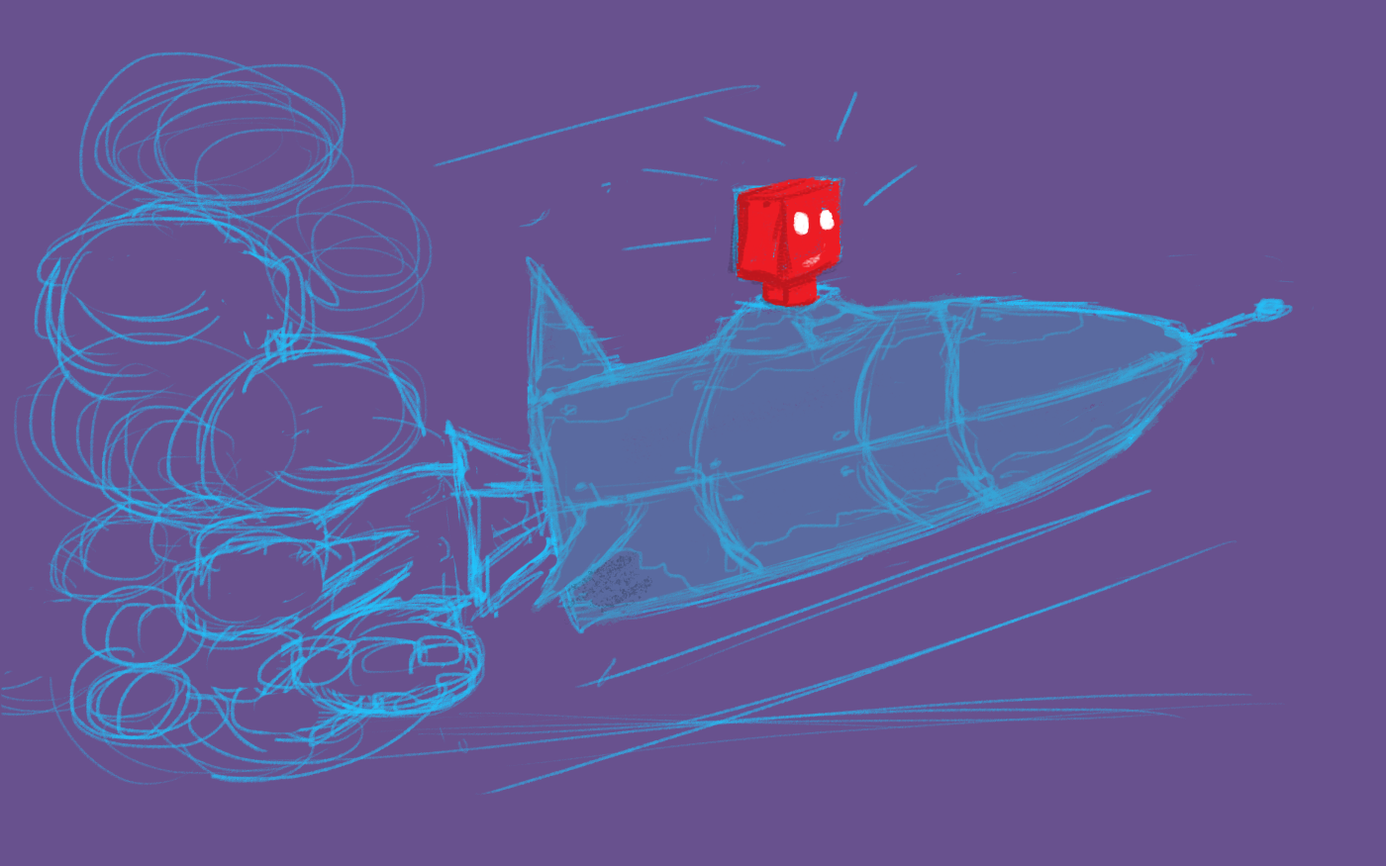
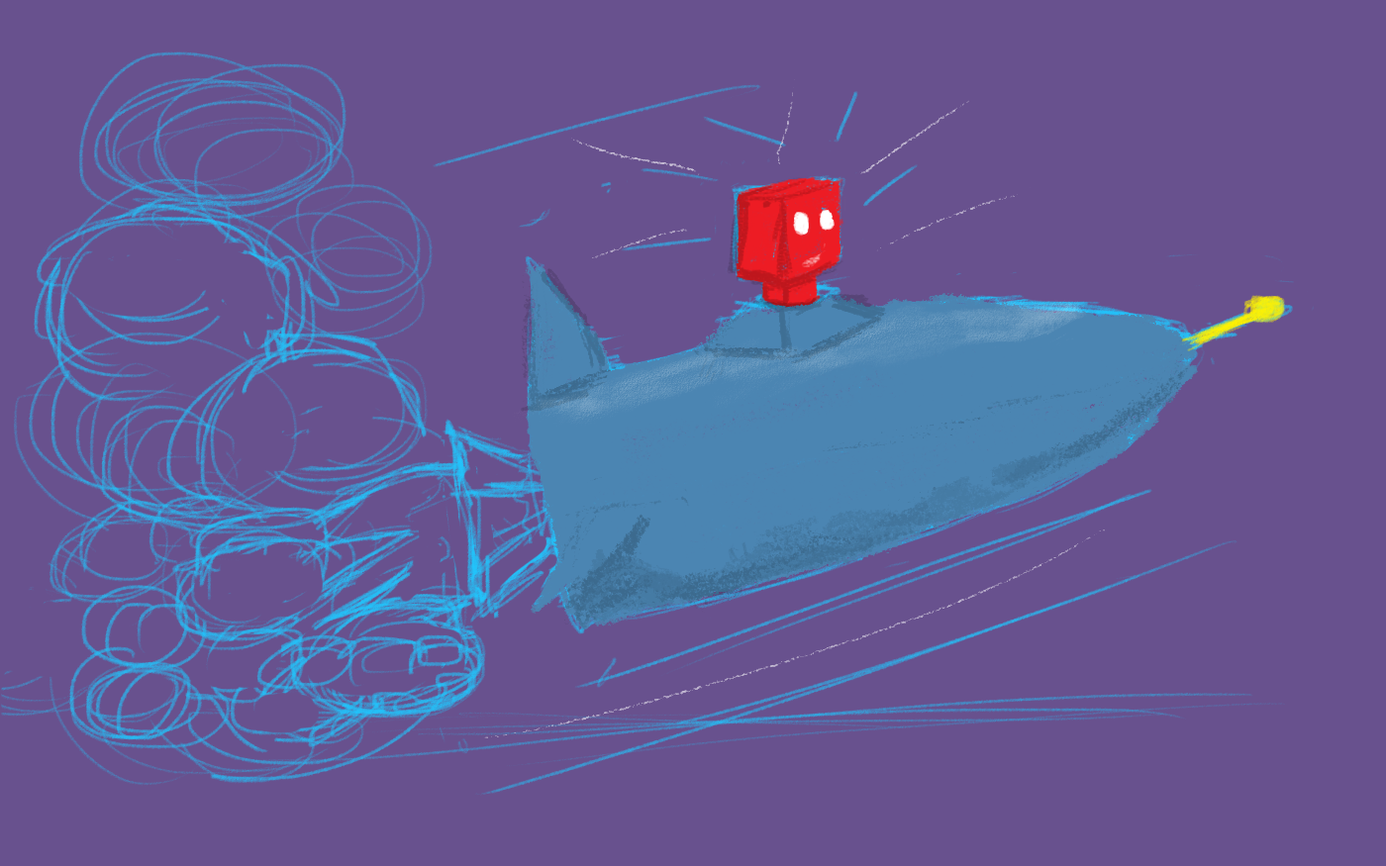
Layered file, before and after one edit (1386px x 866px). Changes by layer:
painted on "Midtones copy" over [484, 79, 1286, 739]
added layer "Lighten" (lighten, 42%) in group "Rocket Ship" over [517, 296, 1088, 428]
painted on "Darks" (1st of 3, in "Rocket Ship") over [520, 268, 1225, 630]
"Midtones" (1st of 3, in "Rocket Ship"): opacity 49% → 100% over [523, 262, 1198, 630]
